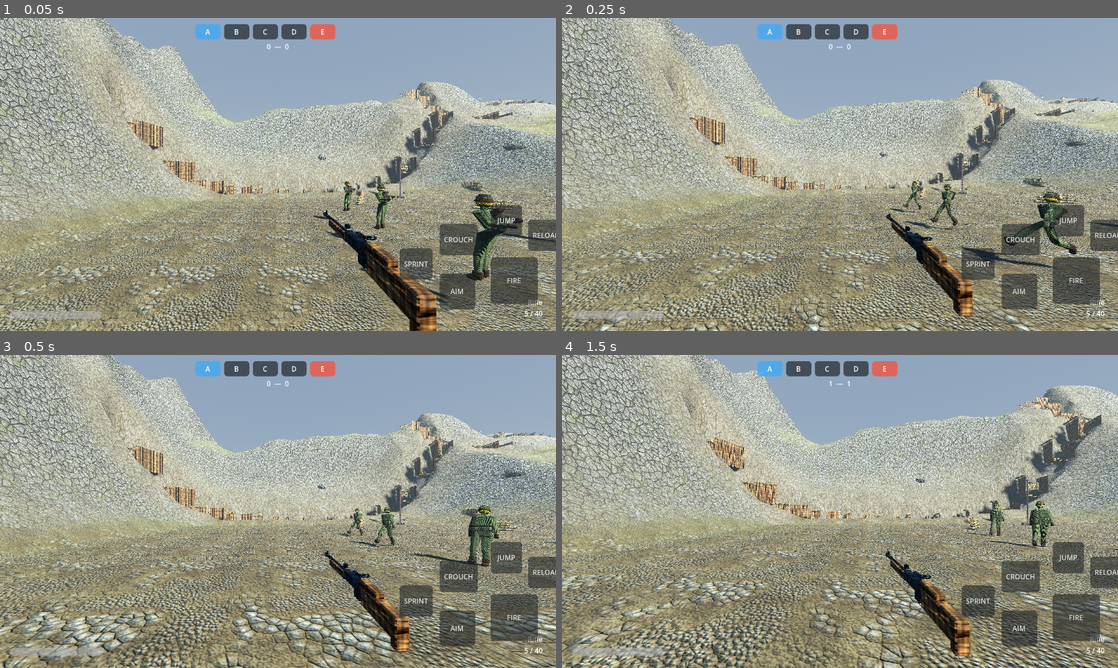
Above: before the commit, frames 1-4 (two rows, left to right).
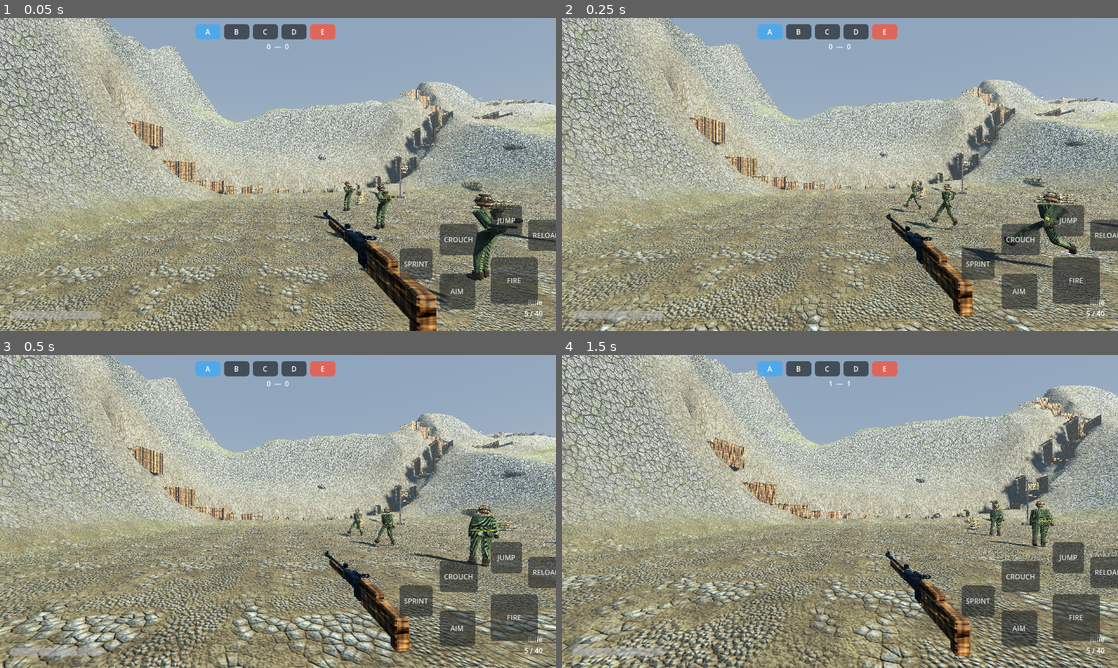
Above: after the commit, the same moments.

Repository: mehmetdem2005/Dev-proje
Game: Godot game, scene res://scenes/main.tscn
The game is run twice, just before and just after one commit, with the same random seed, the same clock (stepped at 60 frames per second) and the same inputs.
Inputs (mouse positions are in pixels of both pictures, inside the frame that each line leads up to):
- Up to frame 1 (0.05 s): no input
- Up to frame 2 (0.25 s): no input
- Up to frame 3 (0.5 s): no input
- Up to frame 4 (1.5 s): move the mouse to (867, 511) at 0.52 s; hold Right mouse button (aim) 0.53-1.28 s; hold W (move_forward) from 0.53 s (still down); tap Space (jump) at 0.77 s; move the mouse to (812, 511) at 1.27 s; tap Ctrl (crouch) at 1.35 s

The runs differ from the first frame. In frame 1, 0.5% of the frame differs, in the area x 61-94%, y 52-84%; in frame 2, 0.4%; in frame 3, 0.5%, in the area x 62-90%, y 48-68%; in frame 4, 0.3%.

Commit message:
Fix character atlas banding, add build script and prototype docs
The uniform atlas bands were not aligned to body groups, so the faction accent
stripe landed across the soldier's face. Split the mesh into cloth/skin/gear
groups matching explicit band ranges, and move the accent onto the gear band
where it reads as a belt and helmet band.

Also: overlay() now accepts a per-texel mask, build_all.sh rebuilds every
asset and re-imports the project, and docs record the built prototype against
the original plan.

Co-Authored-By: Claude Opus 5 <noreply@anthropic.com>
Claude-Session: https://claude.ai/code/session_01NRWYzbyLZBLsKwPDQRRojs

Diff:
--- a/polyfield2/game/assets/textures/textures.json
+++ b/polyfield2/game/assets/textures/textures.json
@@ -3,15 +3,32 @@
   "convention": "normal=OpenGL green-up, orm=R:AO G:rough B:metal",
   "materials": [
     {
-      "name": "ground_rocky",
+      "name": "uniform_ranger",
       "size": 512,
-      "seconds": 1.54,
+      "seconds": 1.15,
       "roughness_range": [
-        0.74,
-        0.88
+        0.68,
+        0.94
       ],
-      "metallic_mean": 0.0,
-      "ao_min": 0.38,
+      "metallic_mean": 0.053,
+      "ao_min": 0.45,
+      "maps": [
+        "albedo",
+        "normal",
+        "orm",
+        "height"
+      ]
+    },
+    {
+      "name": "uniform_legion",
+      "size": 512,
+      "seconds": 0.53,
+      "roughness_range": [
+        0.68,
+        0.94
+      ],
+      "metallic_mean": 0.051,
+      "ao_min": 0.45,
       "maps": [
         "albedo",
         "normal",
--- a/polyfield2/game/scripts/screenshot.gd
+++ b/polyfield2/game/scripts/screenshot.gd
@@ -52,13 +52,20 @@
 		return
 	_frames += 1
 
-	# Place the observer camera once the level exists, not on frame one.
-	if _frames == maxi(2, _frame_target - 30) and _camera_position != Vector3.INF:
-		_place_camera()
-
 	if _frames < _frame_target:
 		return
 	_armed = false
+
+	# Camera placement happens on the capture frame, not earlier. Under
+	# software rasterisation a frame can be a third of a second, so a subject
+	# framed 30 frames ahead of the shot has already walked out of view.
+	if _arg("--shot-follow") != "":
+		_follow_subject(_arg("--shot-follow"))
+	elif _camera_position != Vector3.INF:
+		_place_camera()
+
+	# Two frames: the first applies the new camera, the second draws with it.
+	await RenderingServer.frame_post_draw
 	await RenderingServer.frame_post_draw
 
 	var image := get_viewport().get_texture().get_image()
@@ -79,6 +86,20 @@
 	get_tree().quit()
 
 
+## Frame a live node from a group instead of a fixed world position. Guessing
+## coordinates on a 192 m map reliably puts the camera inside a hill.
+func _follow_subject(group: String) -> void:
+	var subjects := get_tree().get_nodes_in_group(group)
+	if subjects.is_empty():
+		push_warning("[Shot] no nodes in group %s" % group)
+		return
+	var subject: Node3D = subjects[0]
+	var origin := subject.global_position
+	_camera_position = origin + Vector3(2.6, 1.5, 2.6)
+	_camera_look = origin + Vector3.UP * 1.0
+	_place_camera()
+
+
 func _place_camera() -> void:
 	var camera := Camera3D.new()
 	camera.fov = 70.0
Binary file changed: polyfield2/game/assets/models/soldier_legion.glb
Binary file changed: polyfield2/game/assets/models/soldier_ranger.glb
Binary file changed: polyfield2/game/assets/textures/uniform_legion_albedo.png
Binary file changed: polyfield2/game/assets/textures/uniform_legion_orm.png
Binary file changed: polyfield2/game/assets/textures/uniform_ranger_albedo.png
Binary file changed: polyfield2/game/assets/textures/uniform_ranger_orm.png
Not shown, added: docs/polyfield2/06-prototip.md
Not shown, changed: docs/polyfield2/README.md
Not shown, added: polyfield2/README.md
Not shown, changed: polyfield2/tools/blender/gen_character.py
Not shown, added: polyfield2/tools/build_all.sh
Not shown, changed: polyfield2/tools/texgen/mapgen.py
(and 1 more such lines)
